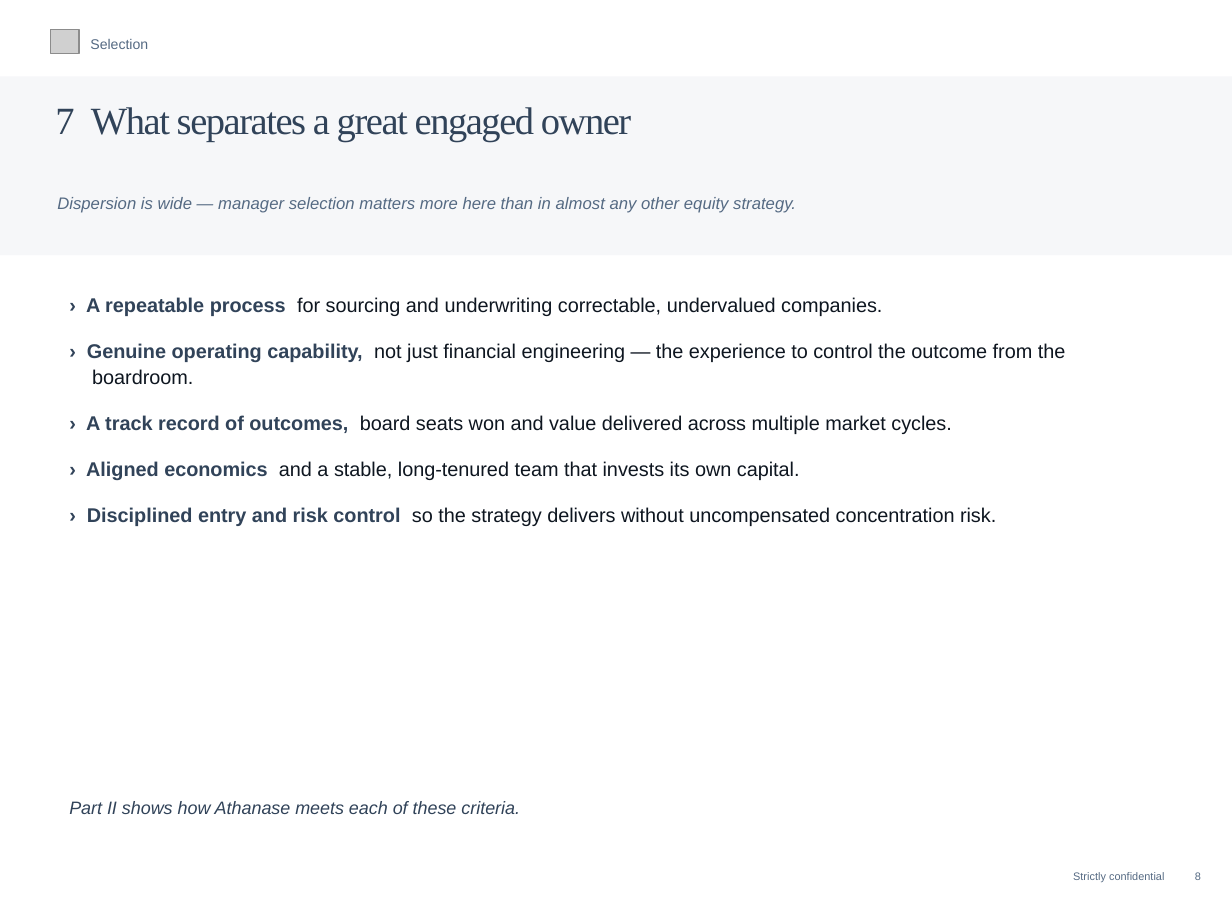
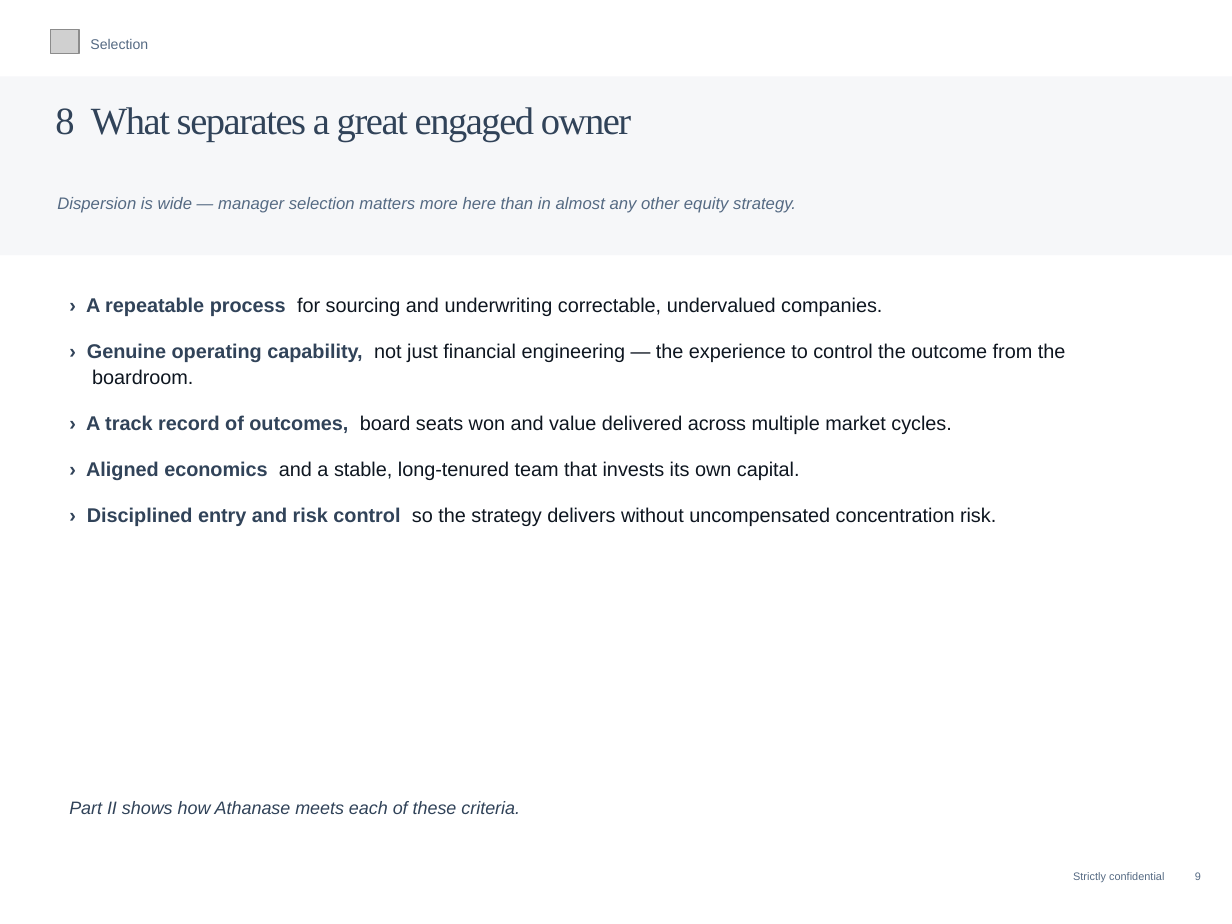
Before and after one commit to charette-lab/Claude, a slide deck: slide 11 of Athanase_Engaged_Ownership_Allocator_Deck.pptx (slide 10 before the commit). Drawn at 1232x924 pixels with LibreOffice and Linux fonts; fonts in the diff are those of the drawing; grey boxes stand for pictures. Boxes give left, top, right and bottom in pixels: in the first picture for what was removed or moved away, otherwise in the second. Text is boxed around its words. In the diff, an @@ line names an element or a change of style, - is before the commit and + after.

```diff
--- a/Athanase_Engaged_Ownership_Allocator_Deck.pptx
+++ b/Athanase_Engaged_Ownership_Allocator_Deck.pptx
@@ text at <box>55,107,631,142</box>: text changed @@
-7 What separates a great engaged owner
+8 What separates a great engaged owner
```
Also in this commit, not shown: 44 other slides changed, 1 slide added, 1 other file.
